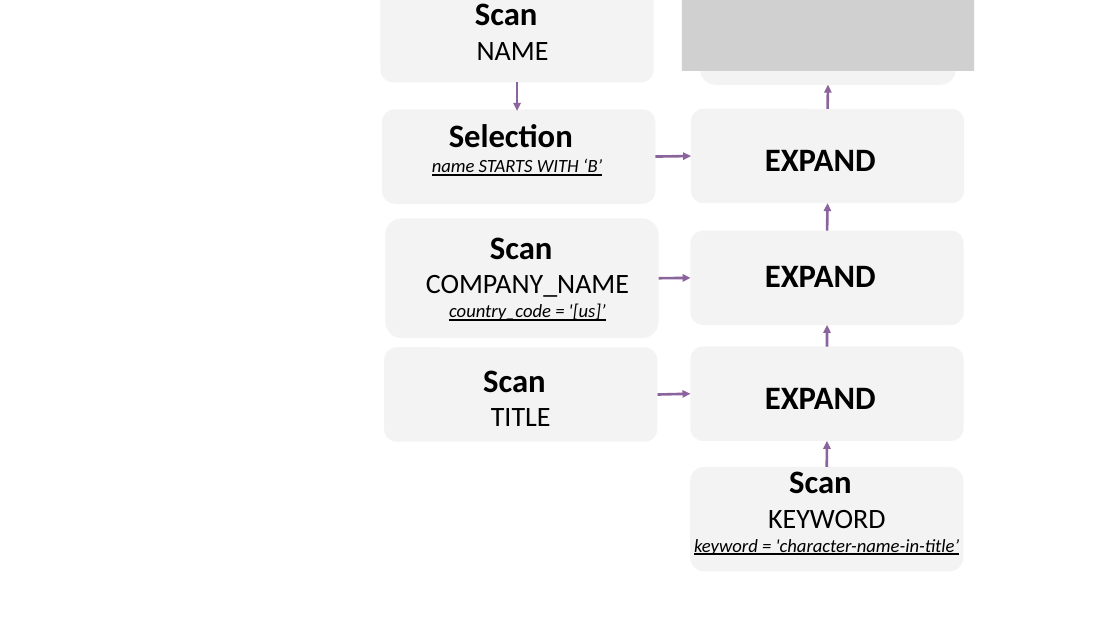
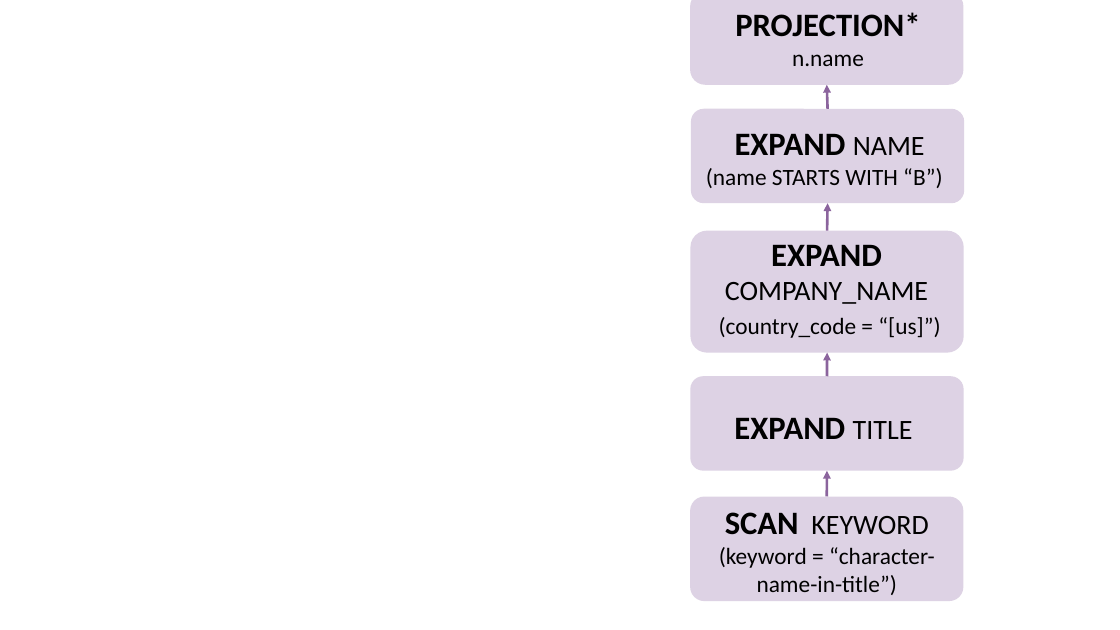
Before and after one commit to GraphScope/relgo, a slide deck: slide 3 of revise.pptx. Drawn at 1120x630 pixels with LibreOffice and Linux fonts; fonts in the diff are those of the drawing; grey boxes stand for pictures. Boxes give left, top, right and bottom in pixels: in the first picture for what was removed or moved away, otherwise in the second. Text is boxed around its words. In the diff, an @@ line names an element or a change of style, - is before the commit and + after.

```diff
--- a/revise.pptx
+++ b/revise.pptx
@@ rounded rectangle removed at bbox=[381, 0, 654, 82] @@
@@ text removed at bbox=[475, 3, 549, 60] @@
-Scan
-NAME
@@ picture removed at bbox=[682, 0, 975, 71] @@
@@ rounded rectangle: place and size @@
-rounded rectangle at bbox=[701, 0, 956, 85]
+rounded rectangle at bbox=[691, 0, 964, 85]
@@ text added at bbox=[735, 12, 920, 66], 28 pt, text #000000, bold @@
+PROJECTION*
+n.name
@@ arrow removed from (518, 82) to (518, 111) @@
@@ rounded rectangle removed at bbox=[382, 109, 655, 203] @@
@@ text removed at bbox=[432, 124, 602, 176] @@
-Selection
-name STARTS WITH ‘B’
@@ text at bbox=[706, 133, 942, 188]: text changed; size 28 to 20 pt; bold off @@
-EXPAND
+EXPAND NAME
+(name STARTS WITH “B”)
@@ arrow removed from (655, 156) to (691, 156) @@
@@ rounded rectangle removed at bbox=[386, 218, 659, 338] @@
@@ text removed at bbox=[426, 237, 629, 321] @@
-Scan
-COMPANY_NAME
-country_code = '[us]’
@@ rounded rectangle: place and size @@
-rounded rectangle at bbox=[691, 231, 964, 325]
+rounded rectangle at bbox=[691, 231, 964, 353]
@@ text at bbox=[719, 244, 940, 338]: text changed; size 28 to 20 pt; bold off @@
-EXPAND
+EXPAND COMPANY_NAME
+(country_code = “[us]”)
@@ arrow removed from (659, 278) to (691, 278) @@
@@ rounded rectangle removed at bbox=[384, 347, 657, 441] @@
@@ text removed at bbox=[483, 370, 551, 426] @@
-Scan
-TITLE
@@ 2 arrows, 2 rounded rectangles: place and size @@
-2 arrows, 2 rounded rectangles at bbox=[691, 325, 964, 572]
+2 arrows, 2 rounded rectangles at bbox=[691, 353, 964, 602]
@@ fill #F3F3F3 to #DDD2E4 in 5 elements at bbox=[691, 109, 965, 203], bbox=[691, 0, 964, 85], bbox=[691, 231, 964, 353], bbox=[691, 497, 964, 602], bbox=[691, 376, 964, 471] @@
@@ arrow removed from (658, 395) to (691, 394) @@
@@ text at bbox=[734, 417, 913, 439]: text changed @@
-EXPAND
+EXPAND TITLE
@@ text at bbox=[719, 512, 935, 595]: text changed; size 16 to 20 pt; italic off @@
-Scan
-KEYWORD
-keyword = 'character-name-in-title’
+SCAN KEYWORD
+(keyword = “character-name-in-title”)
```
Also in this commit, not shown: 1 other slide changed, 1 slide added, 4 other files.
